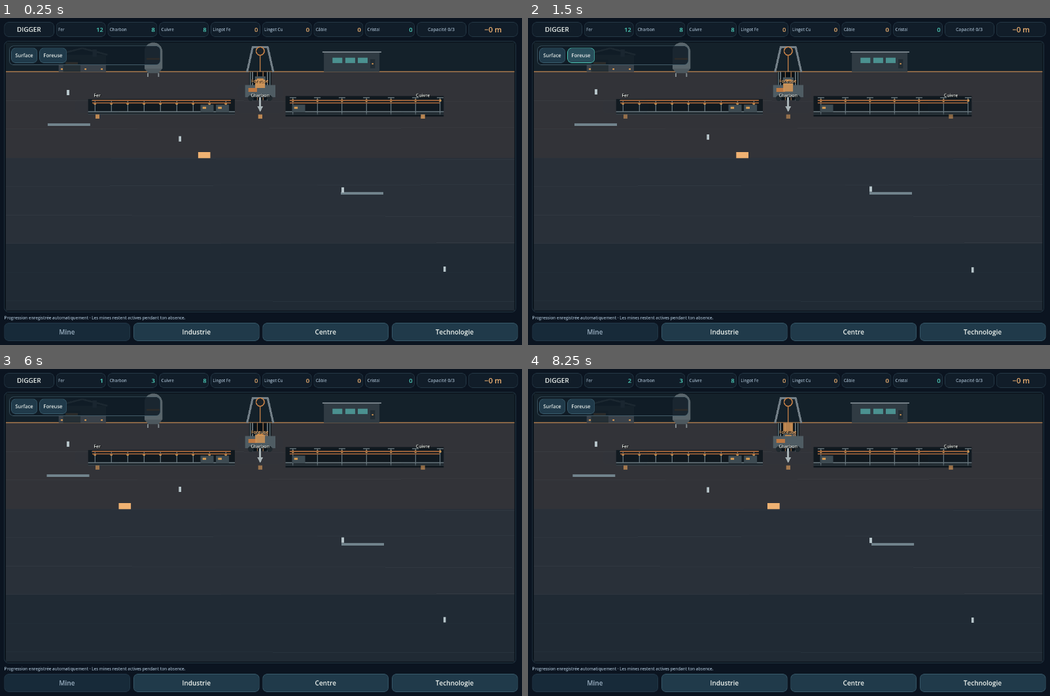
Above: before the commit, frames 1-4 (two rows, left to right).
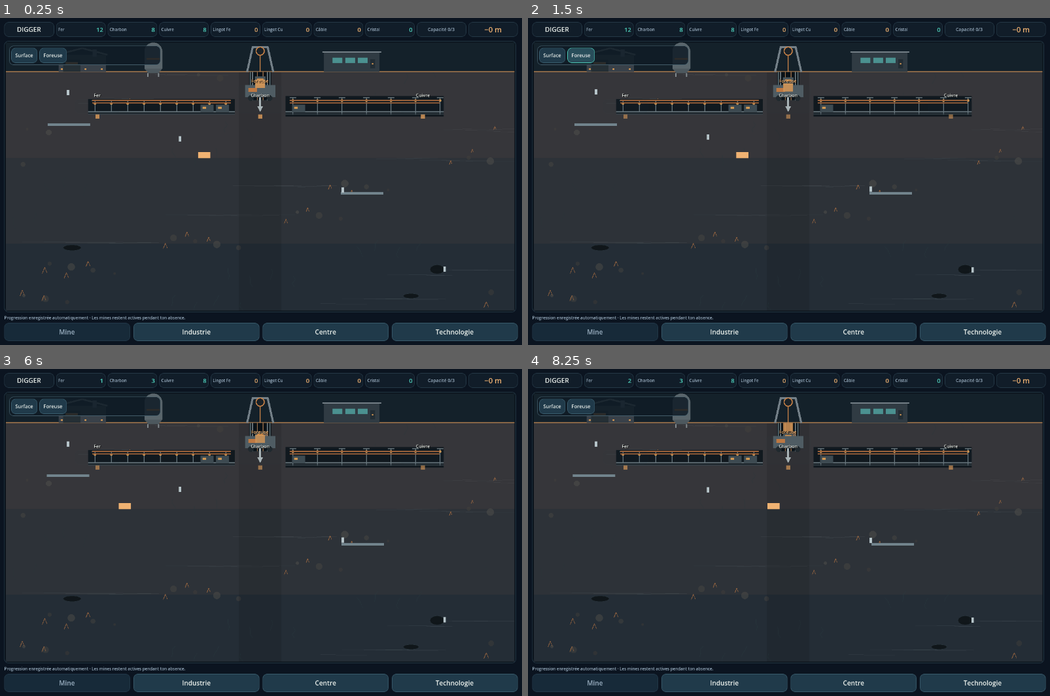
Above: after the commit, the same moments.

Repository: devjonathan1999-del/Project-Digger
Game: Godot game, scene res://scenes/main.tscn
Same seed, same stepped clock (60 frames per second), same inputs: the game is played once before the commit and once after it.
Inputs:
- Up to frame 1 (0.25 s): no input
- Up to frame 2 (1.5 s): click "Surface" at 0.5 s; click "Foreuse" at 1.25 s
- Up to frame 3 (6 s): click "Industrie" at 2 s; click "Améliorer" at 2.75 s; click "Lingot de fer" at 3.5 s; click "Lancer le lot" at 4.25 s; click "Câble" at 5 s; click "Mine" at 5.75 s
- Up to frame 4 (8.25 s): click "Centre" at 6.5 s; click "Technologie" at 7.25 s; click "Mine" at 8 s

The runs differ from the first frame. In frame 1, 0.2% of the frame differs, in the area x 3-96%, y 24-89%; in frame 2, 0.2%; in frame 3, 0.2%; in frame 4, 0.2%.

Commit message:
feat: add deterministic geological depth detail

Diff:
--- a/src/industry/ui/mine_scene_renderer.gd
+++ b/src/industry/ui/mine_scene_renderer.gd
@@ -20,6 +20,10 @@
 var shaft_utility_count := 0
 var surface_feature_count := 0
 var ventilation_visible := false
+var geology_detail_count := 0
+var visible_cavity_count := 0
+var visible_fracture_count := 0
+var deep_cyan_strength := 0.0
 
 var _session
 var _world: Control
@@ -46,6 +50,7 @@
     _update_gallery_metrics(depth, center_level)
     _update_shaft_metrics(depth)
     _update_surface_metrics(center_level)
+    _update_geology_metrics(depth)
     queue_redraw()
 
 func accent_strength_for_depth(depth: int) -> float:
@@ -112,6 +117,19 @@
     surface_feature_count = modules.size()
     ventilation_visible = modules.has("ventilation")
 
+func _update_geology_metrics(depth: int) -> void:
+    var profile: Dictionary = Layout.geology_profile(depth)
+    visible_fracture_count = int(profile["fracture_count"])
+    visible_cavity_count = int(profile["cavity_count"])
+    deep_cyan_strength = float(profile["cyan_strength"])
+    geology_detail_count = (
+        int(profile["strata_count"])
+        + visible_fracture_count
+        + int(profile["rock_block_count"])
+        + visible_cavity_count
+        + int(profile["mineral_inclusion_count"])
+    )
+
 func _draw() -> void:
     if _state.is_empty():
         return
@@ -126,12 +144,12 @@
 
 func _draw_geology() -> void:
     var zones := [
-        [0.0, 30.0, Color("323338")],
-        [30.0, 60.0, Color("293039")],
-        [60.0, 90.0, Color("202a34")],
-        [90.0, 120.0, Color("192833")],
-        [120.0, 150.0, Color("13232d")],
-        [150.0, 230.0, Color("0d1d28")],
+        [0.0, 30.0, Color("36363a")],
+        [30.0, 60.0, Color("2d3238")],
+        [60.0, 90.0, Color("242d36")],
+        [90.0, 120.0, Color("1c2a34")],
+        [120.0, 150.0, Color("162731")],
+        [150.0, 230.0, Color("0f202a")],
     ]
     for zone in zones:
         var y1 := _depth_to_y(float(zone[0]))
@@ -146,11 +164,82 @@
     var last_depth := ceili(_scroll_depth() + size.y / maxf(PIXELS_PER_METER * _zoom(), 0.01)) + 10
     for depth_value in range(first_depth, last_depth + 1, 10):
         var y := _depth_to_y(float(depth_value))
-        if y < 0.0 or y > size.y:
-            continue
-        var alpha := 0.055 + accent_strength_for_depth(depth_value) * 0.06
-        var wave := sin(float(depth_value) * 0.27) * 5.0
-        draw_line(Vector2(0, y), Vector2(size.x, y + wave), Color(0.70, 0.78, 0.80, alpha), 1.0)
+        if y < -60.0 or y > size.y + 60.0:
+            continue
+        var profile: Dictionary = Layout.geology_profile(depth_value)
+        _draw_strata_band(depth_value, y, profile)
+        _draw_fractures(depth_value, y, profile)
+        _draw_rock_blocks(depth_value, y, profile)
+        _draw_small_cavities(depth_value, y, profile)
+        _draw_mineral_inclusions(depth_value, y, profile)
+
+    var shaft_shadow := Color(0.0, 0.0, 0.0, 0.10)
+    draw_rect(Rect2(size.x * 0.5 - 52.0, 0.0, 104.0, size.y), shaft_shadow)
+
+func _draw_strata_band(depth_value: int, y: float, profile: Dictionary) -> void:
+    var count := int(profile["strata_count"])
+    var cyan := float(profile["cyan_strength"])
+    for index in range(count):
+        var start_x := float(_detail_value(depth_value, index, 11, maxi(1, int(size.x))))
+        var span := 70.0 + float(_detail_value(depth_value, index, 17, 125))
+        var end_x := minf(size.x, start_x + span)
+        if end_x - start_x < 24.0:
+            start_x = maxf(0.0, start_x - 80.0)
+            end_x = minf(size.x, start_x + span)
+        var y_offset := float(_detail_value(depth_value, index, 23, 13) - 6)
+        var slope := float(_detail_value(depth_value, index, 29, 9) - 4)
+        var alpha := 0.07 + cyan * 0.08
+        draw_line(Vector2(start_x, y + y_offset), Vector2(end_x, y + y_offset + slope), Color(0.68, 0.75, 0.77, alpha), 1.0)
+
+func _draw_fractures(depth_value: int, y: float, profile: Dictionary) -> void:
+    var count := int(profile["fracture_count"])
+    var cyan := float(profile["cyan_strength"])
+    var color := Color(0.16 + cyan * 0.10, 0.20 + cyan * 0.32, 0.22 + cyan * 0.34, 0.42)
+    for index in range(count):
+        var x := 18.0 + float(_detail_value(depth_value, index, 31, maxi(1, int(maxf(1.0, size.x - 36.0)))))
+        var start := Vector2(x, y - 24.0 + float(_detail_value(depth_value, index, 37, 35)))
+        var p1 := start + Vector2(float(_detail_value(depth_value, index, 41, 17) - 8), 9.0)
+        var p2 := p1 + Vector2(float(_detail_value(depth_value, index, 43, 19) - 9), 10.0)
+        var p3 := p2 + Vector2(float(_detail_value(depth_value, index, 47, 15) - 7), 8.0)
+        draw_polyline(PackedVector2Array([start, p1, p2, p3]), color, 1.2)
+
+func _draw_rock_blocks(depth_value: int, y: float, profile: Dictionary) -> void:
+    var count := int(profile["rock_block_count"])
+    for index in range(count):
+        var x := 24.0 + float(_detail_value(depth_value, index, 53, maxi(1, int(maxf(1.0, size.x - 48.0)))))
+        var yy := y + float(_detail_value(depth_value, index, 59, 45) - 22)
+        var radius := 3.0 + float(_detail_value(depth_value, index, 61, 7))
+        var tone := 0.23 + float(_detail_value(depth_value, index, 67, 8)) * 0.012
+        draw_circle(Vector2(x, yy), radius, Color(tone, tone * 0.98, tone * 0.94, 0.52))
+
+func _draw_small_cavities(depth_value: int, y: float, profile: Dictionary) -> void:
+    var count := int(profile["cavity_count"])
+    for index in range(count):
+        var x := 50.0 + float(_detail_value(depth_value, index, 71, maxi(1, int(maxf(1.0, size.x - 100.0)))))
+        var yy := y + float(_detail_value(depth_value, index, 73, 35) - 17)
+        var rx := 13.0 + float(_detail_value(depth_value, index, 79, 13))
+        var ry := 6.0 + float(_detail_value(depth_value, index, 83, 7))
+        var points := PackedVector2Array()
+        for point_index in range(12):
+            var angle := TAU * float(point_index) / 12.0
+            points.append(Vector2(x + cos(angle) * rx, yy + sin(angle) * ry))
+        draw_colored_polygon(points, Color(0.035, 0.055, 0.065, 0.74))
+        draw_polyline(points + PackedVector2Array([points[0]]), Color(0.25, 0.33, 0.35, 0.20), 1.0)
+
+func _draw_mineral_inclusions(depth_value: int, y: float, profile: Dictionary) -> void:
+    var count := int(profile["mineral_inclusion_count"])
+    var cyan := float(profile["cyan_strength"])
+    var mineral := Color(0.78, 0.49, 0.27, 0.62) if depth_value < 90 else Color(0.25, 0.84, 0.80, 0.35 + cyan * 0.45)
+    for index in range(count):
+        var x := 28.0 + float(_detail_value(depth_value, index, 89, maxi(1, int(maxf(1.0, size.x - 56.0)))))
+        var yy := y + float(_detail_value(depth_value, index, 97, 41) - 20)
+        var length := 5.0 + float(_detail_value(depth_value, index, 101, 9))
+        draw_line(Vector2(x - length * 0.5, yy + 3.0), Vector2(x, yy - length), mineral, 1.6)
+        draw_line(Vector2(x, yy - length), Vector2(x + length * 0.5, yy + 2.0), mineral, 1.1)
+
+func _detail_value(depth_value: int, index: int, salt: int, modulus: int) -> int:
+    var safe_modulus := maxi(1, modulus)
+    return absi(depth_value * 97 + index * 53 + salt * 31 + (depth_value % 17) * 11) % safe_modulus
 
 func _draw_surface() -> void:
     var y := _depth_to_y(0.0)
